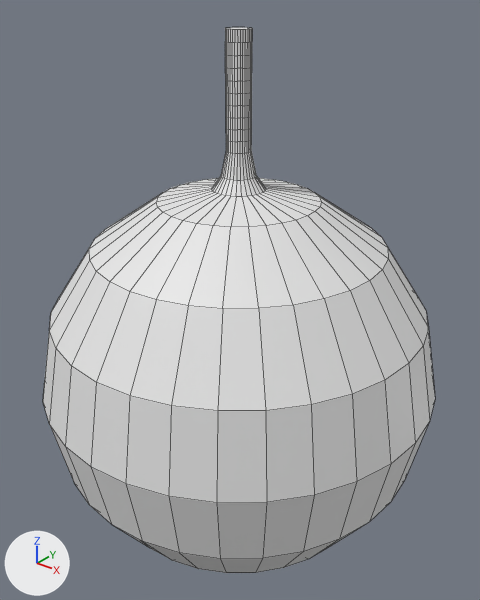
The Blender file Assets/Blender FIles/Ingredients/Pumkin.blend, before and after one commit.
Before and after are seen from a 50 mm lens placed at (1.88, -2.34, 2.86), pointed at (-0.01, 0.02, 1.39). The axes (+X, +Y, +Z) are drawn at lower left. The lights are the same throughout. Mesh edges are drawn as thin lines.
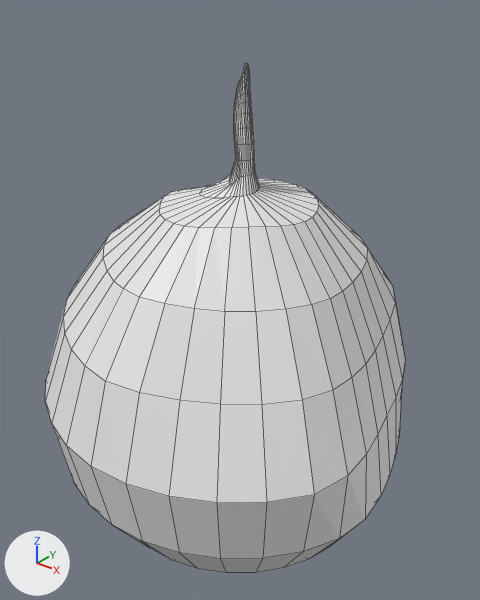
The change, as a list of edits to the scene's bpy script:
```text
Change me_sphere:
    used by ob_sphere; location = (0.0, 0.0, 0.0)
    remove me_sphere.from_pydata(...)  # 641 vertices, 641 faces; spans x -1.0..1.0, y -1.0..1.0, z 0.0..2.67
    add me_sphere.from_pydata(...)  # 641 vertices, 641 faces; spans x -1.0..0.88, y -1.0..1.0, z 0.0..2.53
    me_sphere part 1: 506 of 641 vertices moved; they spanned x -0.85..1.0, y -0.98..0.85, z 0.62..2.67 and now span x -0.84..0.88, y -0.97..0.84, z 0.62..2.53; mean shift (0.01, 0.01, -0.05); largest move (-0.06, 0.0, 2.67) -> (-0.01, 0.01, 2.43)
```

What differs and where, as boxes (x1, y1, x2, y2) in the pictures (480 x 600 px; the box of a moved part takes in the faces that stretch with it):
'Sphere', reshaped (8% narrower, 7% shorter): before (43, 27, 435, 573); after (45, 63, 405, 573)
part 1 of me_sphere, moved or reshaped: before (43, 27, 435, 545); after (45, 63, 405, 545)
